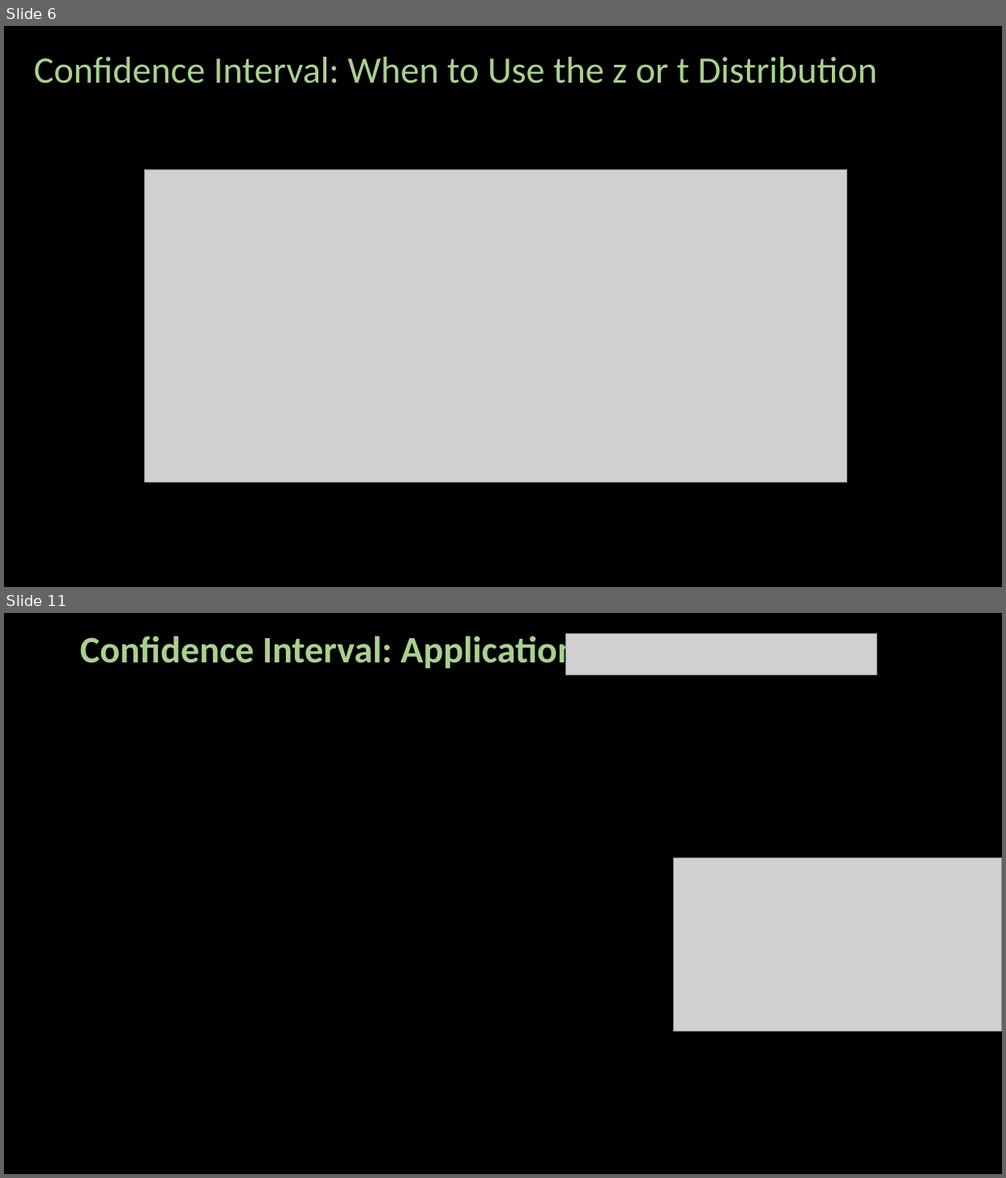
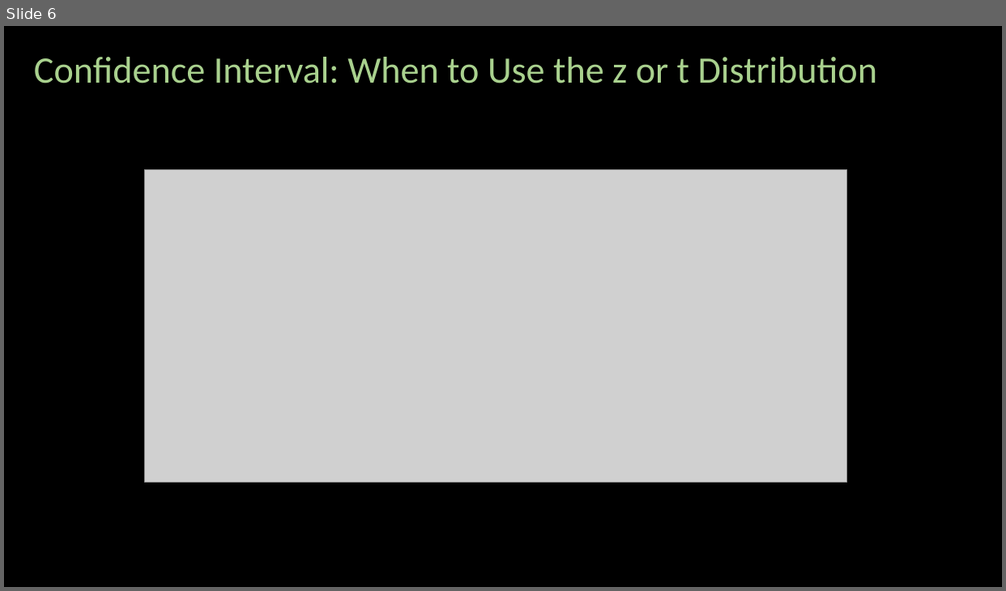
Before and after one commit to ash322ash422/youtube, a slide deck: probability_and_statistics/5_inference/confidence-interval.pptx. Shown one above the other, each under a label of ours: slides 6 and 11 before the commit, slide 6 after it; the slides between them are not shown. The pictures are 1006x1178 and 1006x591 pixels, drawn with LibreOffice and Linux fonts; fonts in the diff are those of the drawing; grey boxes stand for pictures; background and template pictures are left out. Boxes give left, top, right and bottom in pixels: in the first picture for what was removed or moved away, otherwise in the second. Text is boxed around its words. In the diff, an @@ line names an element or a change of style, - is before the commit and + after.

```diff
--- a/probability_and_statistics/5_inference/confidence-interval.pptx
+++ b/probability_and_statistics/5_inference/confidence-interval.pptx
@@ slide 11 removed at <box>4,613,1002,1174</box>, background #000000 @@
@@ title removed at <box>80,633,577,671</box> @@
-Confidence Interval: Application
@@ picture removed at <box>566,634,877,675</box> @@
@@ picture removed at <box>674,858,1002,1033</box> @@
```
Also in this commit, not shown: 9 slides changed, 5 slides added, 33 other files.
